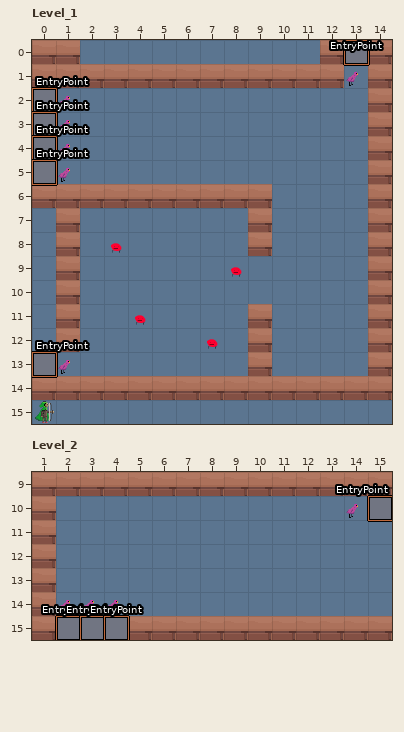
LDtk project, stored at assets/map/firstmap.ldtk. The picture above was drawn from the file before the commit.
Cells are 16x16 px. Shown: Level_1 x 0..14, y 0..15; Level_2 x 1..15, y 9..15. The commit also changed other parts of the map, which this record leaves out.
Once edited:
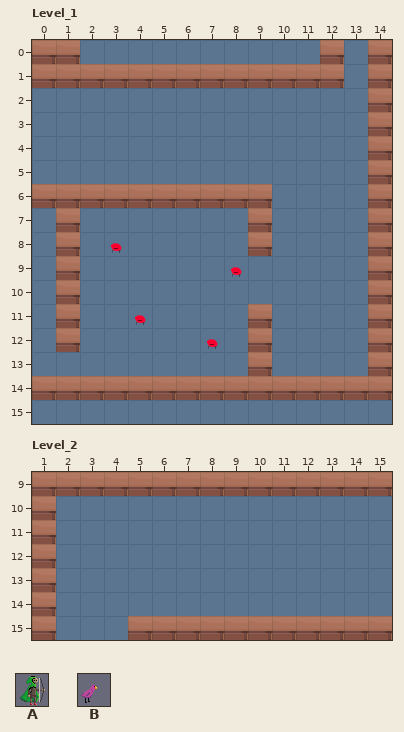
Key: from "Archer": A 0; from "Chick": B 0.
Objects are placed by their top-left corner, in cells (3,4 is the top-left corner of cell 3,4); size is 1x1 cell unless given.
Edits made:
Layer "Entities", Level_1:
removed: A "Player" at 0,15
removed: "EntryPoint" rectangle at 13,0
removed: B "SpawnPoint" at 13,1
removed: "EntryPoint" rectangle at 0,13
removed: B "SpawnPoint" at 1,13
removed: "EntryPoint" rectangle at 0,2
removed: "EntryPoint" rectangle at 0,3
removed: "EntryPoint" rectangle at 0,4
removed: "EntryPoint" rectangle at 0,5
removed: B "SpawnPoint" at 1,2
removed: B "SpawnPoint" at 1,3
removed: B "SpawnPoint" at 1,4
removed: B "SpawnPoint" at 1,5
Layer "Entities", Level_2:
removed: "EntryPoint" rectangle at 2,15
removed: "EntryPoint" rectangle at 3,15
removed: "EntryPoint" rectangle at 4,15
removed: B "SpawnPoint" at 2,14
removed: B "SpawnPoint" at 3,14
removed: B "SpawnPoint" at 4,14
removed: "EntryPoint" rectangle at 15,10
removed: B "SpawnPoint" at 14,10
